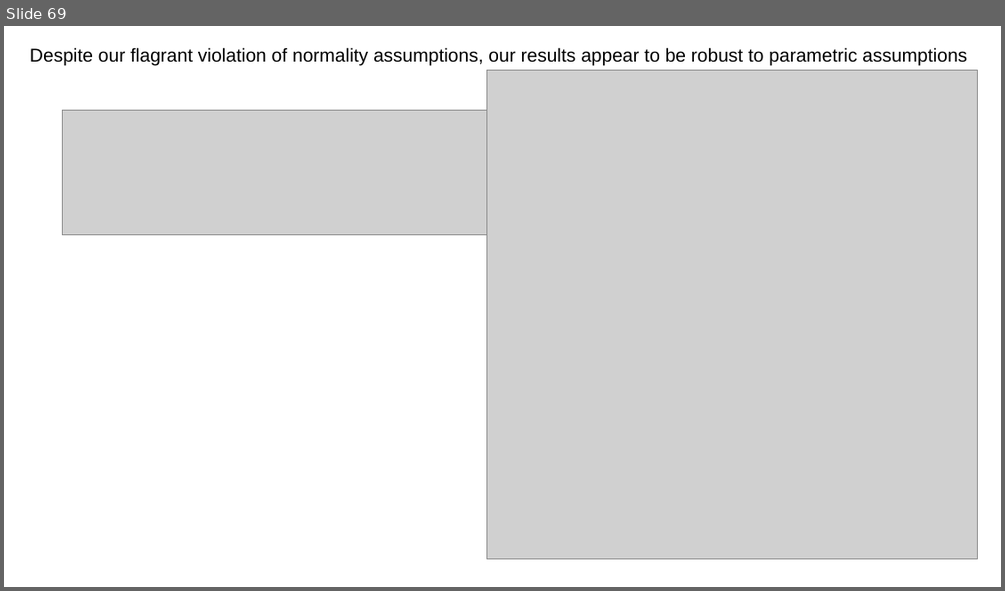
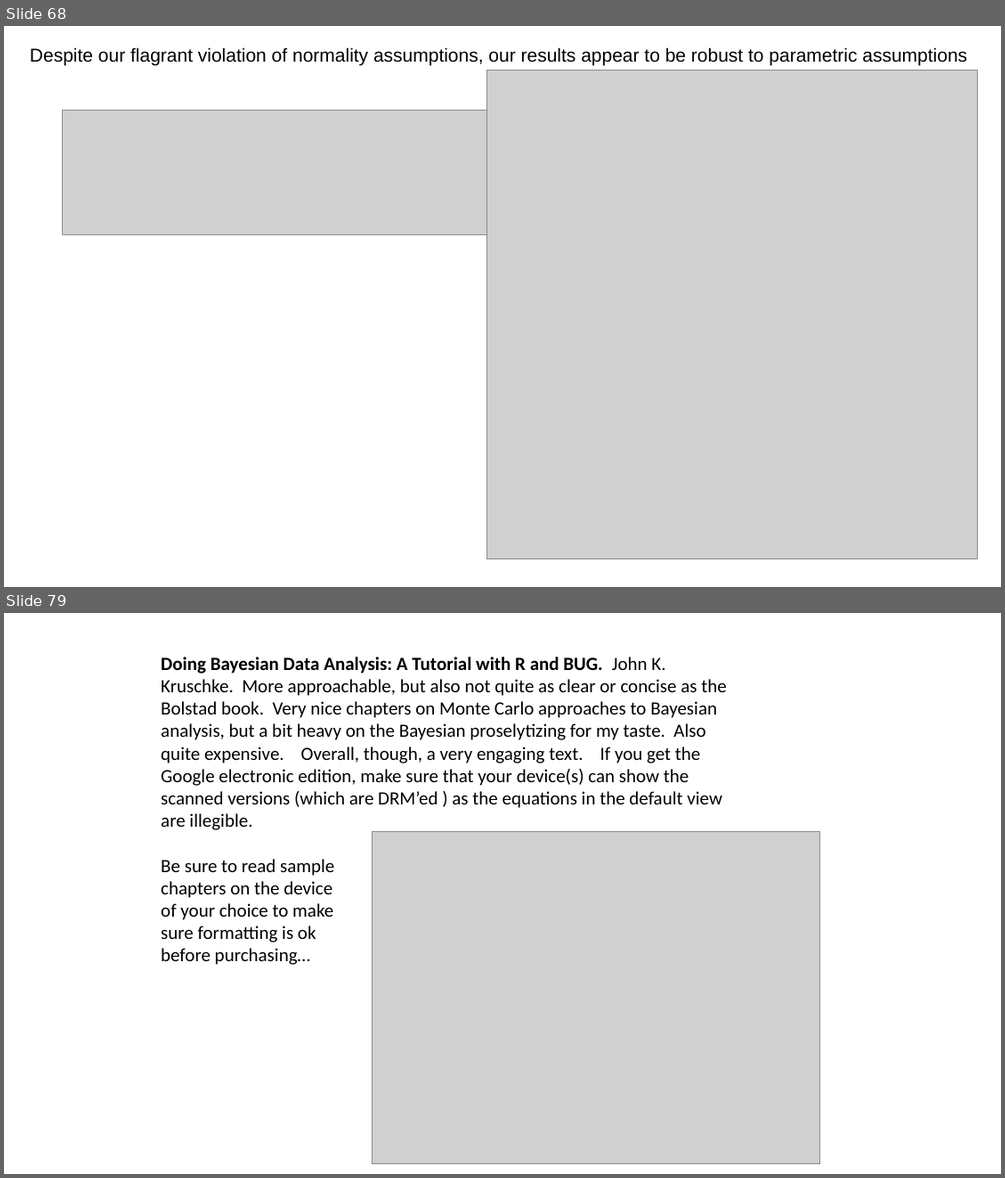
Before and after one commit to afodor/afodor.github.io, a slide deck: classes/ChapelHill2016/ChapelHillWorkshop_Fodor.pptx. Shown one above the other, each under a label of ours: slide 69 before the commit, slides 68 and 79 after it; the slides between them are not shown. The pictures are 1005x591 and 1005x1178 pixels, drawn with LibreOffice and Linux fonts; fonts in the diff are those of the drawing; grey boxes stand for pictures. Boxes give left, top, right and bottom in pixels: in the first picture for what was removed or moved away, otherwise in the second. Text is boxed around its words. In the diff, an @@ line names an element or a change of style, - is before the commit and + after.

Commit message:
add references to text books...

```diff
--- a/classes/ChapelHill2016/ChapelHillWorkshop_Fodor.pptx
+++ b/classes/ChapelHill2016/ChapelHillWorkshop_Fodor.pptx
@@ slide 79 added at bbox=[4, 613, 1001, 1174], background #FFFFFF @@
@@ text added at bbox=[161, 657, 726, 965], 18 pt, text #000000 @@
+Doing Bayesian Data Analysis: A Tutorial with R and BUG. John K. Kruschke. More approachable, but also not quite as clear or concise as the Bolstad book. Very nice chapters on Monte Carlo approaches to Bayesian analysis, but a bit heavy on the Bayesian proselytizing for my taste. Also quite expensive. Overall, though, a very engaging text. If you get the Google electronic edition, make sure that your device(s) can show the scanned versions (which are DRM’ed ) as the equations in the default view are illegible.
+Be sure to read sample
+chapters on the device
+of your choice to make
+sure formatting is ok
+before purchasing…
@@ picture added at bbox=[372, 831, 821, 1164] @@
@@ what was slide 69 is now slide 68 @@
```
Also in this commit, not shown: 1 slide changed, 16 other slides added, 1 slide removed.
